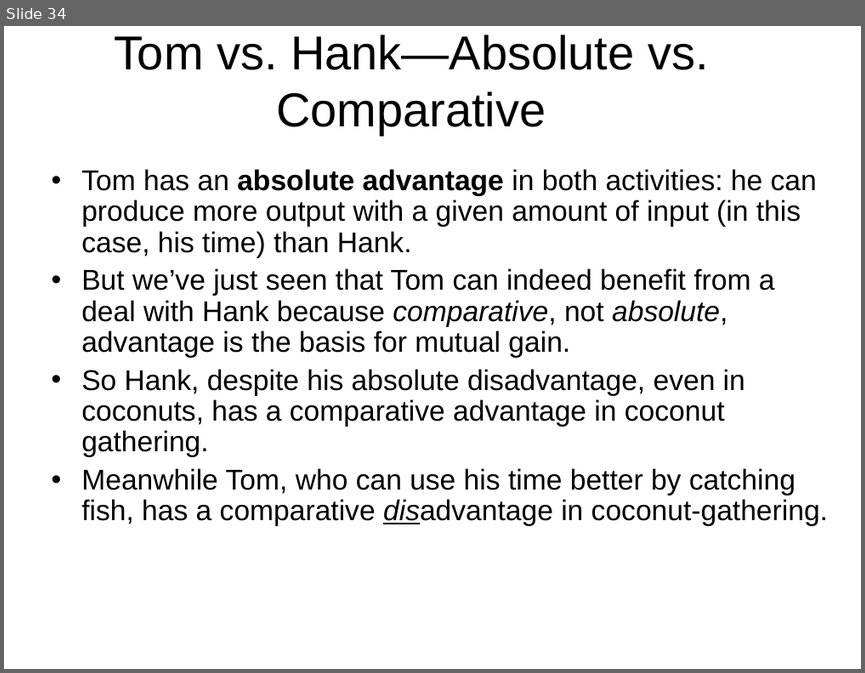
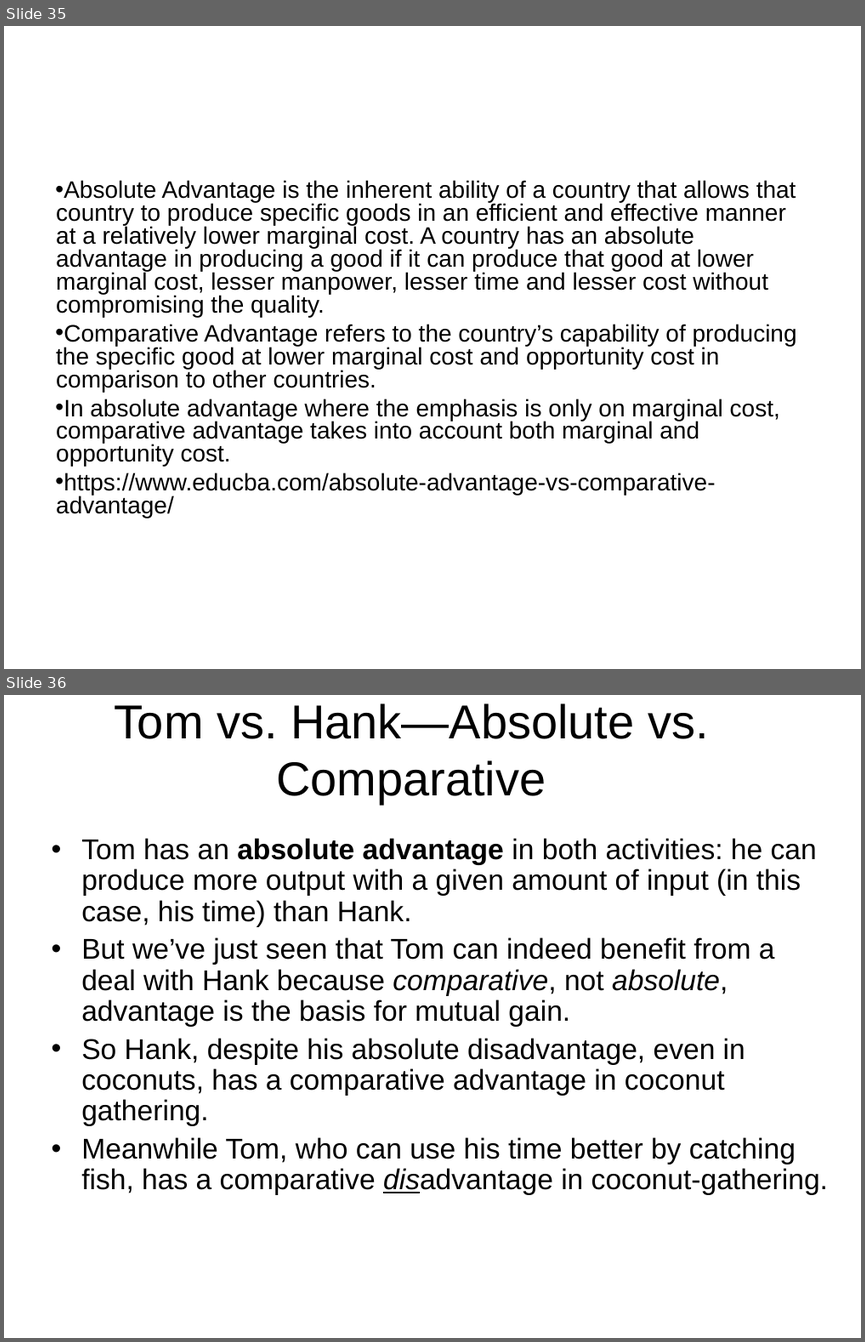
Before and after one commit to kautukraj/MacroEcon, a slide deck: lecture7.ppt. Shown one above the other, each under a label of ours: slide 34 before the commit, slides 35 and 36 after it. The pictures are 865x673 and 865x1342 pixels, drawn with LibreOffice and Linux fonts; fonts in the diff are those of the drawing; background and template pictures are left out. Boxes give left, top, right and bottom in pixels: in the first picture for what was removed or moved away, otherwise in the second. Text is boxed around its words. In the diff, an @@ line names an element or a change of style, - is before the commit and + after.

```diff
--- a/lecture7.ppt
+++ b/lecture7.ppt
@@ slide 35 added at <box>4,26,861,669</box>, background picture (left out) @@
@@ text added at <box>55,180,797,517</box>, 20 pt, text #000000 @@
+• Absolute Advantage is the inherent ability of a country that allows that country to produce specific goods in an efficient and effective manner at a relatively lower marginal cost. A country has an absolute advantage in producing a good if it can produce that good at lower marginal cost, lesser manpower, lesser time and lesser cost without compromising the quality.
+• Comparative Advantage refers to the country’s capability of producing the specific good at lower marginal cost and opportunity cost in comparison to other countries.
+• In absolute advantage where the emphasis is only on marginal cost, comparative advantage takes into account both marginal and opportunity cost.
+• https://www.educba.com/absolute-advantage-vs-comparative-advantage/
@@ what was slide 34 is now slide 36 @@
```
Also in this commit, not shown: 5 slides changed, 1 other slide added, 14 other files.
